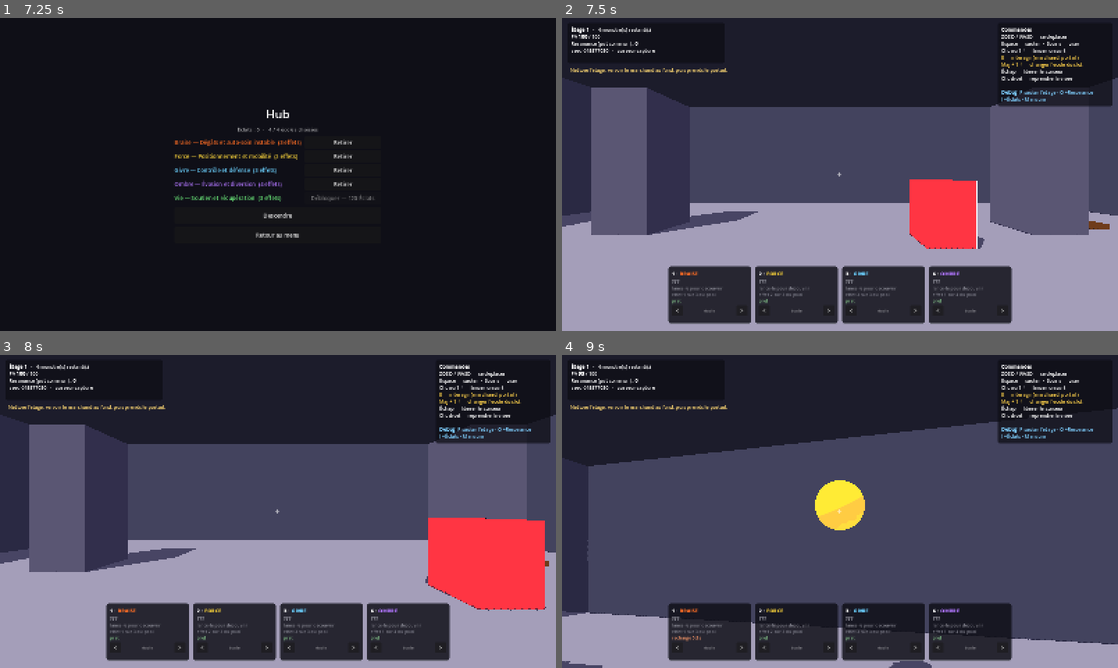
Above: before the commit, frames 1-4 (two rows, left to right).
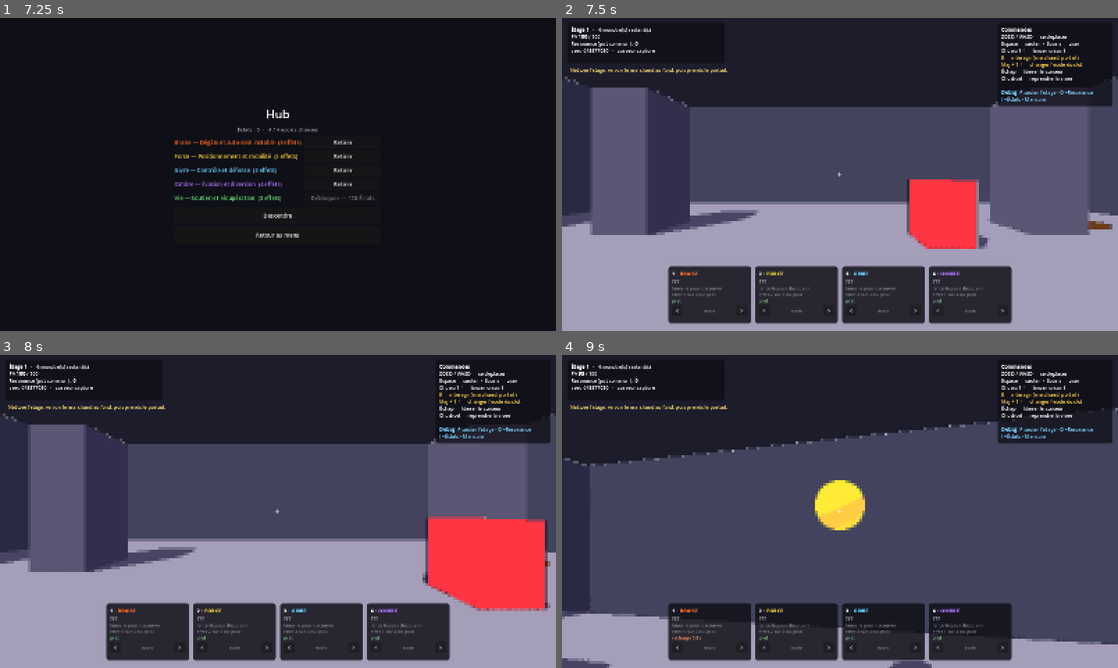
Above: after the commit, the same moments.

Repository: Treri-afk/depthcast
Game: Godot game, scene res://scenes/menu.tscn
Two runs of this game, one before a commit and one after it. Both use one fixed random seed, a clock stepped at 60 frames per second and the inputs below.
Inputs (mouse positions are in pixels of both pictures, inside the frame that each line leads up to):
- Up to frame 1 (7.25 s): click "Jouer en solo" at 0.5 s; click "Retirer" at 1.25 s; click "Choisir" at 2 s; click "Retirer" at 2.75 s; click "Choisir" at 3.5 s; click "Retirer" at 4.25 s; click "Choisir" at 5 s; click "Retirer" at 5.75 s; click "Choisir" at 6.5 s
- Up to frame 2 (7.5 s): click "Descendre" at 7.25 s
- Up to frame 3 (8 s): no input
- Up to frame 4 (9 s): move the mouse to (867, 511) at 8.02 s; hold W (deplacer_avant) from 8.03 s (still down); tap S (deplacer_arriere) at 8.1 s; click (867, 511) at 8.17 s; tap Space (sauter) at 8.27 s; move the mouse to (812, 511) at 8.77 s; tap E (interagir) at 8.85 s; click (812, 511) at 8.92 s

Frame 1 is identical in both runs. In frame 2, 1.1% of the frame differs, in the area x 0-100%, y 18-74%; in frame 3, 1.3%, in the area x 0-100%, y 18-82%; in frame 4, 1.0%.

Commit message:
feat: contours épaissis partout et trame pixel fine
Le décor est désormais cerné lui aussi, et tous les traits sont plus
épais — environ deux fois et demie. La hiérarchie est conservée : décor
0.030, objet 0.042, interactif 0.055, créature 0.070. C'est elle qui
hiérarchise le regard ; un mur aussi dessiné qu'un monstre noierait le
monstre dans le décor.

Une trame pixel très fine passe sur toute l'image en post-traitement.
Deux pixels d'écran par bloc : les formes restent en 3D, mais l'image
« accroche » légèrement, comme une sérigraphie. Décor et créatures
tombent sous une même trame, ce qui unifie l'ensemble.

Deux détails qui comptent dans son implémentation. L'échantillonnage se
fait au CENTRE du bloc et non à son coin, sinon l'image glisse d'un
demi-bloc et les contours se décalent. Et le passage vit sur un calque
négatif, donc avant le HUD : pixelliser du texte le rendrait illisible
sans rien gagner au style.

Une quantification des couleurs est disponible mais désactivée par
défaut. Elle prolongerait la règle des deux valeurs ; à essayer sur un
étage avant de la garder.

Les réglages sont dans la palette : taille du bloc et niveaux de
couleur, éditables dans l'inspecteur.

Le test qui affirmait « le décor n'est pas cerné » devient une
vérification de la hiérarchie complète du trait — la décision a changé,
la règle qui compte reste.

58 vérifications, toutes vertes.

Co-Authored-By: Claude Opus 5 <noreply@anthropic.com>

Diff:
--- a/scripts/content/palette.gd
+++ b/scripts/content/palette.gd
@@ -21,6 +21,13 @@
 ## Part d'albédo laissée passer dans l'ombre. À zéro la règle est pure, mais
 ## deux objets voisins deviennent indiscernables dans le noir d'un donjon.
 @export_range(0.0, 0.5, 0.01) var melange_ombre: float = 0.18
+
+@export_group("Trame pixel")
+## Côté d'un bloc en pixels d'écran. 2 est perceptible, 4 est un parti pris.
+@export_range(1.0, 8.0, 0.5) var pixel_taille: float = 2.0
+## Quantification des couleurs. 0 la désactive ; elle prolonge la règle des
+## deux valeurs en réduisant encore le nombre de niveaux.
+@export_range(0, 64, 1) var pixel_niveaux_couleur: int = 0
 
 @export_group("Décor")
 @export var fond: Color = Color(0.11, 0.11, 0.17)
--- a/scripts/gameplay/fx/material_library.gd
+++ b/scripts/gameplay/fx/material_library.gd
@@ -13,15 +13,17 @@
 const CONTOUR := preload("res://shaders/contour.gdshader")
 const DISSOLUTION := preload("res://shaders/dissolution.gdshader")
 
-## Le rôle décide de l'épaisseur du trait. Un mur ne doit pas être cerné aussi
-## fort qu'une créature : dans un couloir, cent blocs soulignés font une bouillie.
+## Le rôle décide de l'épaisseur du trait. Tout est cerné — le décor aussi —
+## mais pas au même poids : la hiérarchie du trait est ce qui hiérarchise le
+## regard. Une créature doit rester plus dessinée qu'un mur, sinon un couloir
+## meublé devient un enchevêtrement de lignes de même valeur.
 enum Role { DECOR, OBJET, CREATURE, INTERACTIF }
 
 const _TRAIT: Dictionary = {
-	Role.DECOR:      {"encre": 0.0,   "lisere": 0.0},
-	Role.OBJET:      {"encre": 0.016, "lisere": 0.007},
-	Role.CREATURE:   {"encre": 0.030, "lisere": 0.014},
-	Role.INTERACTIF: {"encre": 0.024, "lisere": 0.011},
+	Role.DECOR:      {"encre": 0.030, "lisere": 0.010},
+	Role.OBJET:      {"encre": 0.042, "lisere": 0.017},
+	Role.CREATURE:   {"encre": 0.070, "lisere": 0.030},
+	Role.INTERACTIF: {"encre": 0.055, "lisere": 0.024},
 }
 
 
--- /dev/null
+++ b/scripts/gameplay/fx/post_process.gd
@@ -0,0 +1,28 @@
+class_name PostProcess
+extends CanvasLayer
+## Le passage plein écran de la trame pixel.
+##
+## Posé sur un calque NÉGATIF : il est donc dessiné avant le HUD, qui reste net.
+## Pixelliser du texte le rendrait illisible sans rien apporter au style.
+
+const PIXEL := preload("res://shaders/pixel_fin.gdshader")
+
+## Calque négatif : avant le HUD (0) et avant l'écran de fin (10).
+const CALQUE: int = -1
+
+
+static func cree(palette: Palette) -> PostProcess:
+	var post := PostProcess.new()
+	post.layer = CALQUE
+
+	var mat := ShaderMaterial.new()
+	mat.shader = PIXEL
+	mat.set_shader_parameter("taille_bloc", palette.pixel_taille)
+	mat.set_shader_parameter("niveaux_couleur", palette.pixel_niveaux_couleur)
+
+	var voile := ColorRect.new()
+	voile.set_anchors_and_offsets_preset(Control.PRESET_FULL_RECT)
+	voile.mouse_filter = Control.MOUSE_FILTER_IGNORE
+	voile.material = mat
+	post.add_child(voile)
+	return post
--- a/scripts/gameplay/game_root.gd
+++ b/scripts/gameplay/game_root.gd
@@ -29,6 +29,7 @@
 func _ready() -> void:
 	InputActions.declare()
 	WorldLighting.installe(self)
+	add_child(PostProcess.cree(Content.palette))
 	_construit_les_conteneurs()
 	_construit_le_joueur()
 	_construit_le_hud()
@@ -99,6 +100,8 @@
 
 func _construit_le_hud() -> void:
 	var couche := CanvasLayer.new()
+	# Calque 0 : au-dessus de la trame pixel, qui vit en -1. Le texte reste net.
+	couche.layer = 0
 	add_child(couche)
 	_hud = GameHud.new()
 	_hud.joueur = _joueur
--- a/scripts/tests/style_tests.gd
+++ b/scripts/tests/style_tests.gd
@@ -15,6 +15,7 @@
 	_check_ombre_commune()
 	_check_traits()
 	_check_palette()
+	_check_trame()
 
 
 ## Règle 2 : l'ombre est la même pour toute surface, jamais un albédo assombri.
@@ -38,9 +39,23 @@
 ## Règle 4 : le trait existe là où il sert, et pas ailleurs.
 func _check_traits() -> void:
 	var p: Palette = Content.palette
-	var decor := MaterialLibrary.aplat(p.mur, MaterialLibrary.Role.DECOR)
-	verifie("le décor n'est pas cerné — cent blocs soulignés font une bouillie",
-		decor.next_pass == null)
+	# Tout est cerné, mais la hiérarchie du trait doit tenir : c'est elle qui
+	# hiérarchise le regard. Un mur aussi dessiné qu'un monstre noierait le
+	# monstre dans le décor.
+	var epaisseurs: Dictionary = {}
+	for role: int in [MaterialLibrary.Role.DECOR, MaterialLibrary.Role.OBJET,
+			MaterialLibrary.Role.INTERACTIF, MaterialLibrary.Role.CREATURE]:
+		var mat := MaterialLibrary.aplat(p.mur, role)
+		var trace := (mat.next_pass as ShaderMaterial).next_pass as ShaderMaterial
+		epaisseurs[role] = float(trace.get_shader_parameter("epaisseur"))
+
+	verifie("tout est cerné, décor compris", epaisseurs.size() == 4)
+	verifie("un objet est plus dessiné qu'un mur",
+		epaisseurs[MaterialLibrary.Role.OBJET] > epaisseurs[MaterialLibrary.Role.DECOR])
+	verifie("un interactif est plus dessiné qu'un objet",
+		epaisseurs[MaterialLibrary.Role.INTERACTIF] > epaisseurs[MaterialLibrary.Role.OBJET])
+	verifie("une créature est la plus dessinée de toutes",
+		epaisseurs[MaterialLibrary.Role.CREATURE] > epaisseurs[MaterialLibrary.Role.INTERACTIF])
 
 	var bestiole := MaterialLibrary.aplat(p.creature_commune,
 		MaterialLibrary.Role.CREATURE)
@@ -61,11 +76,6 @@
 	verifie("l'encre prend celle de la palette",
 		encre.get_shader_parameter("couleur") == p.encre)
 
-	var objet := MaterialLibrary.aplat(p.caisse, MaterialLibrary.Role.OBJET)
-	var encre_objet := (objet.next_pass as ShaderMaterial).next_pass as ShaderMaterial
-	verifie("une créature est cernée plus fort qu'un objet",
-		float(encre.get_shader_parameter("epaisseur"))
-			> float(encre_objet.get_shader_parameter("epaisseur")))
 
 
 ## Règle 5 : la palette est fermée et le décor reste sourd.
@@ -92,3 +102,18 @@
 				ecarts_faibles.append("%s/%s" % [Content.ecoles[i].nom, Content.ecoles[j].nom])
 	verifie("deux écoles ne partagent pas la même teinte",
 		ecarts_faibles.is_empty(), str(ecarts_faibles))
+
+
+## La trame pixel doit rester fine, et surtout ne jamais recouvrir le HUD.
+func _check_trame() -> void:
+	var p: Palette = Content.palette
+	verifie("la trame reste fine — au-delà de 4, la vue subjective devient illisible",
+		p.pixel_taille <= 4.0, "%.1f" % p.pixel_taille)
+
+	var post := PostProcess.cree(p)
+	verifie("la trame est dessinée avant le HUD", post.layer < 0,
+		"calque %d" % post.layer)
+	var voile := post.get_child(0) as ColorRect
+	verifie("elle couvre tout l'écran et ne capte pas la souris",
+		voile != null and voile.mouse_filter == Control.MOUSE_FILTER_IGNORE)
+	post.free()
--- /dev/null
+++ b/shaders/pixel_fin.gdshader
@@ -0,0 +1,41 @@
+shader_type canvas_item;
+render_mode unshaded;
+
+// Pixellisation fine, en post-traitement plein écran.
+//
+// L'idée n'est pas de faire du pixel art — les formes restent en 3D — mais de
+// poser une grille très fine sur toute l'image. Le résultat est un rendu qui
+// « accroche » légèrement, comme une sérigraphie ou un dessin imprimé, et qui
+// unifie décor et créatures sous une même trame.
+//
+// Le HUD est dessiné APRÈS ce passage, sur un calque supérieur : le texte
+// reste net. Pixelliser du texte le rendrait illisible sans rien gagner.
+
+uniform sampler2D ecran : hint_screen_texture, filter_nearest, repeat_disable;
+
+// Côté d'un bloc, en pixels d'écran. 2 est déjà perceptible, 4 devient un parti
+// pris, au-delà ça écrase la lisibilité en vue subjective.
+uniform float taille_bloc : hint_range(1.0, 8.0) = 2.0;
+
+// Quantification des couleurs. Elle prolonge la règle des deux valeurs : moins
+// de niveaux, plus de lecture en aplat. À 0 elle est désactivée.
+uniform int niveaux_couleur : hint_range(0, 64) = 0;
+
+
+void fragment() {
+	vec2 taille_ecran = 1.0 / SCREEN_PIXEL_SIZE;
+	vec2 grille = taille_ecran / max(taille_bloc, 1.0);
+
+	// On échantillonne au CENTRE du bloc, pas à son coin : sinon l'image
+	// glisse d'un demi-bloc et les contours se décalent.
+	vec2 uv_bloc = (floor(SCREEN_UV * grille) + 0.5) / grille;
+
+	vec4 couleur = texture(ecran, uv_bloc);
+
+	if (niveaux_couleur > 0) {
+		float n = float(niveaux_couleur);
+		couleur.rgb = floor(couleur.rgb * n + 0.5) / n;
+	}
+
+	COLOR = couleur;
+}
Not shown, added: scripts/gameplay/fx/post_process.gd.uid
Not shown, added: shaders/pixel_fin.gdshader.uid
